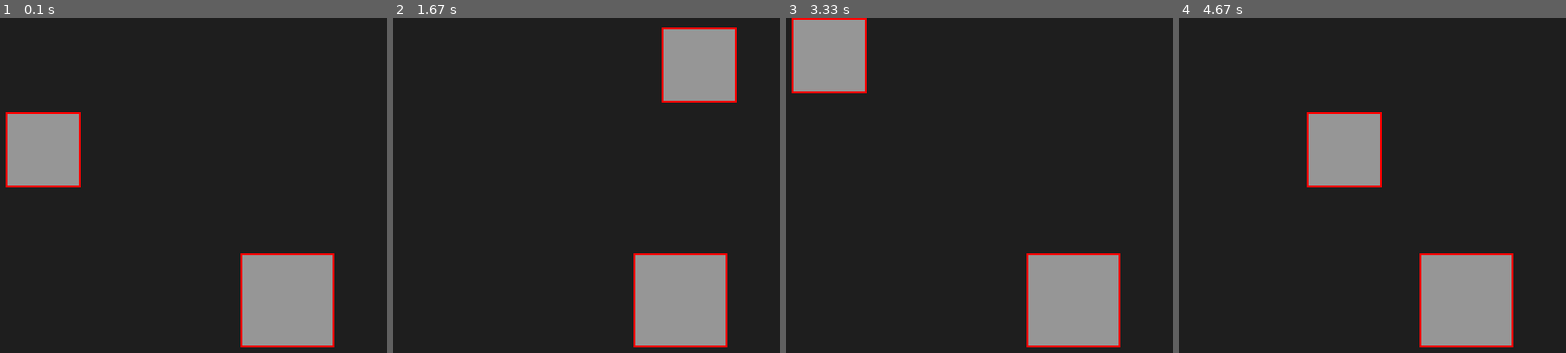
Above: before the commit, frames 1-4 (left to right).
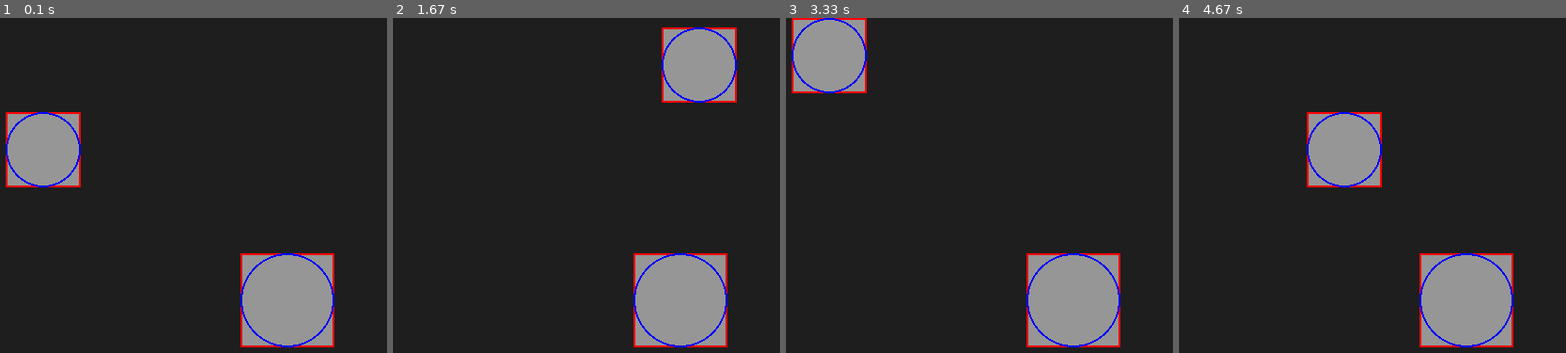
Above: after the commit, the same moments.

Repository: 20260200-htw/my-first-game
Game: pygame game, started from circle-AABB-OBB.py
Same seed, same stepped clock (60 frames per second), same inputs: the game is played once before the commit and once after it.
Inputs:
- Up to frame 1 (0.1 s): no input
- Up to frame 2 (1.67 s): hold Right 0.33-0.8 s; hold Up 0.83-1.13 s; hold Right 1.17-1.63 s
- Up to frame 3 (3.33 s): hold Left 1.67-2.2 s; hold Down 2.23-2.53 s; hold Left 2.57-2.97 s; hold Up from 3 s (still down)
- Up to frame 4 (4.67 s): release Up at 3.37 s; hold Right 3.4-4.03 s; hold Down 4.07-4.43 s; hold Left from 4.47 s (still down)

The runs differ from the first frame. In frame 1, 0.7% of the frame differs, in the area x 1-87%, y 28-99%; in frame 2, 0.7%; in frame 3, 0.7%; in frame 4, 0.7%.

Commit message:
15th commit / week04_2-A / add circle

Diff:
--- a/circle-AABB-OBB.py
+++ b/circle-AABB-OBB.py
@@ -1,32 +1,33 @@
 import pygame
 import sys
+import math
 
-# 1. 초기화 및 창 설정 (800x600)
+# 1. 초기화 및 창 설정
 pygame.init()
 screen_width = 800
 screen_height = 600
 screen = pygame.display.set_mode((screen_width, screen_height))
-pygame.display.set_caption("AABB 시각화 예제")
+pygame.display.set_caption("AABB & 원형 충돌 시각화")
 
 # 색상 정의
 GRAY = (150, 150, 150)
 RED = (255, 0, 0)
-WHITE = (255, 255, 255)
+BLUE = (0, 0, 255)
+YELLOW = (255, 255, 0)
 BG_COLOR = (30, 30, 30)
 
 # 2. 오브젝트 설정
-# 이동하는 사각형 (초기 위치: 100, 100)
 player_rect = pygame.Rect(100, 100, 80, 80)
+player_radius = player_rect.width // 2  # 반지름: 너비의 절반
 player_speed = 5
 
-# 중앙 고정 사각형
 static_rect = pygame.Rect(0, 0, 100, 100)
 static_rect.center = (screen_width // 2, screen_height // 2)
+static_radius = static_rect.width // 2  # 반지름: 너비의 절반
 
 clock = pygame.time.Clock()
 
 while True:
-    # 이벤트 처리
     for event in pygame.event.get():
         if event.type == pygame.QUIT:
             pygame.quit()
@@ -34,31 +35,37 @@
 
     # 3. 방향키 입력으로 이동 처리
     keys = pygame.key.get_pressed()
-    if keys[pygame.K_LEFT]:
-        player_rect.x -= player_speed
-    if keys[pygame.K_RIGHT]:
-        player_rect.x += player_speed
-    if keys[pygame.K_UP]:
-        player_rect.y -= player_speed
-    if keys[pygame.K_DOWN]:
-        player_rect.y += player_speed
+    if keys[pygame.K_LEFT]: player_rect.x -= player_speed
+    if keys[pygame.K_RIGHT]: player_rect.x += player_speed
+    if keys[pygame.K_UP]: player_rect.y -= player_speed
+    if keys[pygame.K_DOWN]: player_rect.y += player_speed
 
-    # 화면 그리기
-    screen.fill(BG_COLOR)
+    # --- 충돌 감지 로직 ---
+    # 원형 충돌 체크: 중심점 사이의 거리 계산
+    dx = player_rect.centerx - static_rect.centerx
+    dy = player_rect.centery - static_rect.centery
+    distance = math.sqrt(dx**2 + dy**2)
 
-    # 4. 오브젝트 및 AABB 표시
-    # 회색 사각형 그리기
+    circle_colliding = distance <= (player_radius + static_radius)
+    aabb_colliding = player_rect.colliderect(static_rect)
+
+    # 배경색 설정 (원형 충돌 시 노란색)
+    current_bg = YELLOW if circle_colliding else BG_COLOR
+
+    # 4. 화면 그리기
+    screen.fill(current_bg)
+
+    # 회색 본체 그리기
     pygame.draw.rect(screen, GRAY, player_rect)
     pygame.draw.rect(screen, GRAY, static_rect)
 
-    # AABB 시각화 (빨간색 테두리)
-    # 두 사각형이 충돌하는지 체크하여 선 굵기를 조절할 수도 있습니다.
-    is_colliding = player_rect.colliderect(static_rect)
-    line_width = 4 if is_colliding else 2
+    # AABB 표시 (빨간 사각형)
+    pygame.draw.rect(screen, RED, player_rect, 2)
+    pygame.draw.rect(screen, RED, static_rect, 2)
 
-    pygame.draw.rect(screen, RED, player_rect, line_width)
-    pygame.draw.rect(screen, RED, static_rect, line_width)
+    # 원형 Bounding Box 표시 (파란 원)
+    pygame.draw.circle(screen, BLUE, player_rect.center, player_radius, 2)
+    pygame.draw.circle(screen, BLUE, static_rect.center, static_radius, 2)
 
-    # 업데이트
     pygame.display.flip()
     clock.tick(60)
